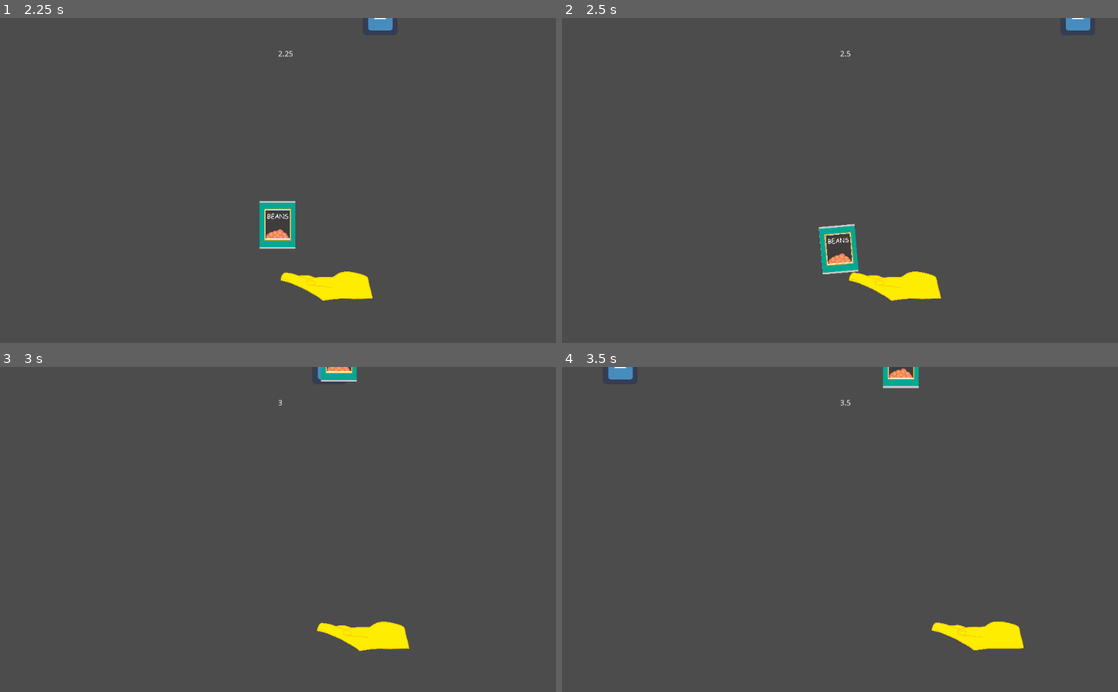
Above: before the commit, frames 1-4 (two rows, left to right).
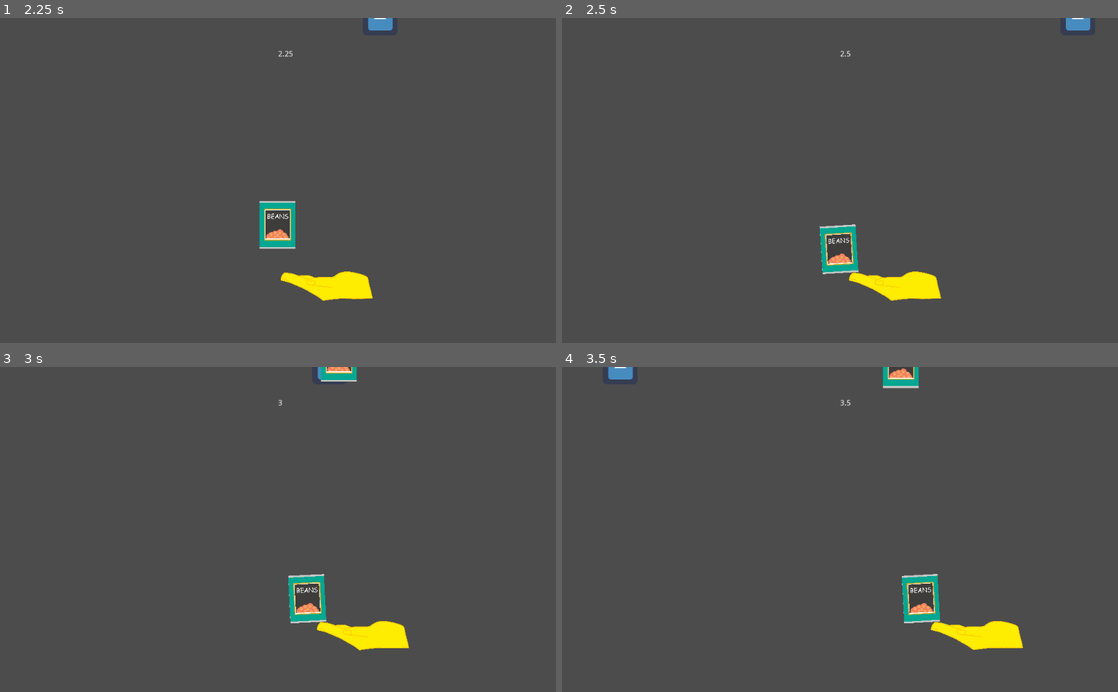
Above: after the commit, the same moments.

Repository: FyshStyx/SpillTheBeans
Game: Godot game, scene res://MainScene.tscn
Two runs of this game, one before a commit and one after it. Both use one fixed random seed, a clock stepped at 60 frames per second and the inputs below. The project has no main scene, so this scene is started directly. The engine's default icon, where the game draws it, is replaced by a stand-in: a white triangle on a blue panel in a dark square.
Inputs:
- Up to frame 1 (2.25 s): hold D (movement_right) 0.53-1.28 s; hold A (movement_left) 1.28-2.03 s; hold D (movement_right) from 2.03 s (still down)
- Up to frame 2 (2.5 s): keep holding D (movement_right)
- Up to frame 3 (3 s): keep holding D (movement_right)
- Up to frame 4 (3.5 s): keep holding D (movement_right)

Frame 1 is identical in both runs. In frame 2, 0.2% of the frame differs, in the area x 46-54%, y 63-79%; in frame 3, 0.8%, in the area x 51-74%, y 63-88%; in frame 4, 0.8%.

Commit message:
added joints to try to make can stacking more fun

Diff:
--- a/beans/Scripts/BeanCan.gd
+++ b/beans/Scripts/BeanCan.gd
@@ -3,13 +3,59 @@
 # Use this variable to check if this can has been "caught" yet
 var in_stack = false
 
-# Increase gravity when touching another can/hand
-# Makes friction more effective and "sticky"
+
+
+# Create joints between colliding rigid bodies so the stack is more "stable"
+# (Possible mechanic, you lose when hand dips past certain degree of tilt??)
 func _on_Can_body_entered(body):
 
+	if in_stack == false:
+		#print("detected_collision from can %s" % get_name())
+		#set_mass(0)
+		#set_gravity_scale(40)
 
-	if in_stack == false:
-		print("detected_collision from can %s" % get_name())
-		#set_mass(0)
-		set_gravity_scale(40)
+		#self.set_linear_damp(10)
+
+
+		# Get path to cans
+		var path_a = self.get_path()
+		var path_b = body.get_path()
+
+		# Get location of can
+		var curr_pos = get_position()
+
+		# Get dimensions of can
+		# We plan to create two joints, one on eather edge of the can
+		# Hopefully will give a stable, jitter free joint
+		# This assumes that the joint only is created if the can lands flush on the top
+		# of another body (will need to take into account degrees of rotation for other joints
+		var shape_dimensions = $CollisionShape2D.shape.extents
+		var right_edge = curr_pos.x + shape_dimensions.x
+		var left_edge = curr_pos.x - shape_dimensions.x
+		var bottom_edge = curr_pos.y + shape_dimensions.y
+
+		#Create left joint
+		var joint_pos = Vector2(left_edge, bottom_edge)
+		create_joint(joint_pos, path_a, path_b)
+
+		#Create right joint
+		joint_pos = Vector2(right_edge, bottom_edge)
+		create_joint(joint_pos, path_a, path_b)
+
+
+		# Prevent further joints from being created
 		in_stack = true
+
+
+func create_joint(pos, path_a, path_b):
+	# Initialise a new pinjoint2D
+	var joint = PinJoint2D.new()
+	get_parent().add_child(joint)
+
+
+	joint.set_position(pos)
+	joint.set_softness(30)
+
+	# Set current can and colliding body as joined nodes
+	joint.set_node_a(path_a)
+	joint.set_node_b(path_b)
